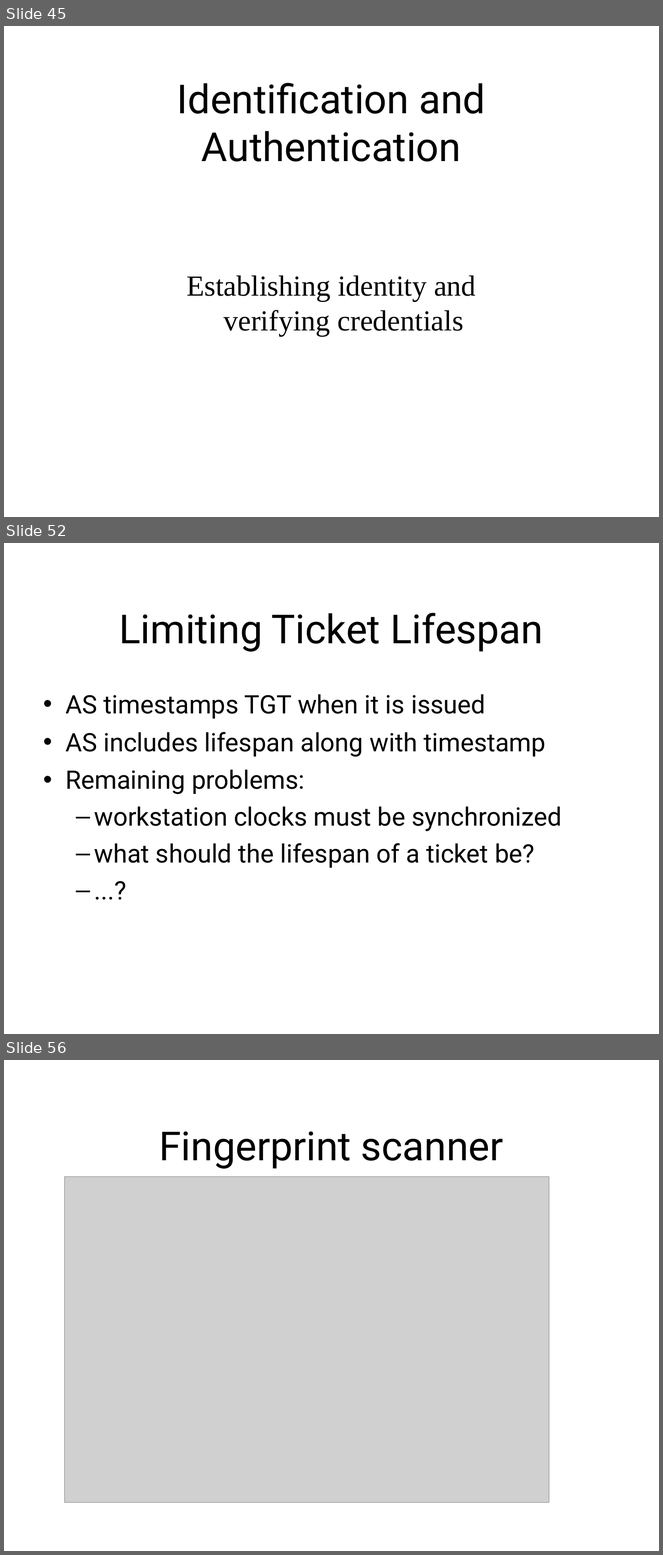
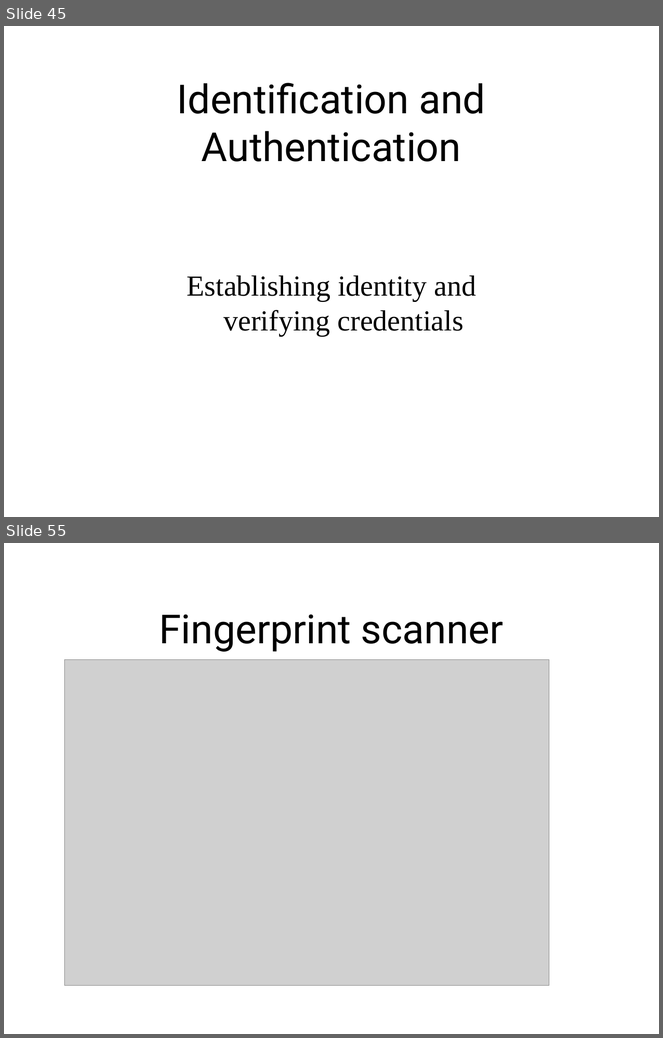
Before and after one commit to sftcd/cs7053, a slide deck: 2016lectures/02-concepts.ppt. Shown one above the other, each under a label of ours: slides 45, 52 and 56 before the commit, slides 45 and 55 after it; the slides between them are not shown. The pictures are 663x1555 and 663x1038 pixels, drawn with LibreOffice and Linux fonts; fonts in the diff are those of the drawing; grey boxes stand for pictures. Boxes give left, top, right and bottom in pixels: in the first picture for what was removed or moved away, otherwise in the second. Text is boxed around its words. In the diff, an @@ line names an element or a change of style, - is before the commit and + after.

```diff
--- a/2016lectures/02-concepts.ppt
+++ b/2016lectures/02-concepts.ppt
@@ slide 52 removed at (x1=4, y1=543, x2=659, y2=1034), background #FFFFFF @@
@@ title removed at (x1=119, y1=613, x2=543, y2=652) @@
-Limiting Ticket Lifespan
@@ text removed at (x1=65, y1=694, x2=561, y2=868) @@
-• AS timestamps TGT when it is issued
-• AS includes lifespan along with timestamp
-• Remaining problems:
-  – workstation clocks must be synchronized
-  – what should the lifespan of a ticket be?
-  – ...?
@@ what was slide 56 is now slide 55 @@
```
Also in this commit, not shown: 8 slides changed, 1 slide added, 1 other file.
